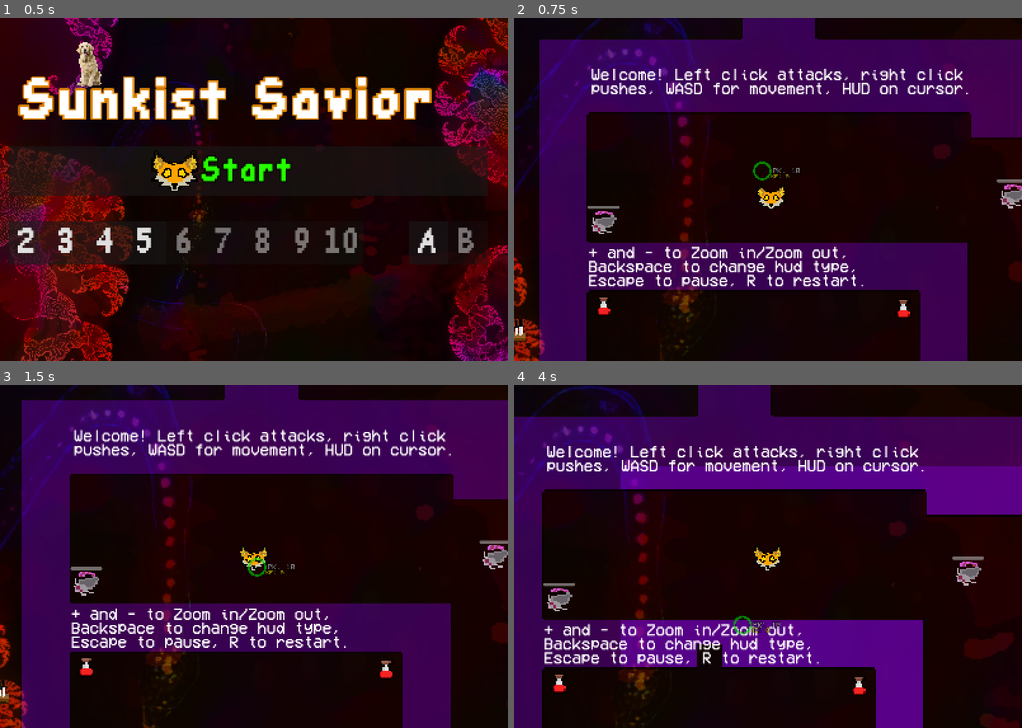
Above: before the commit, frames 1-4 (two rows, left to right).
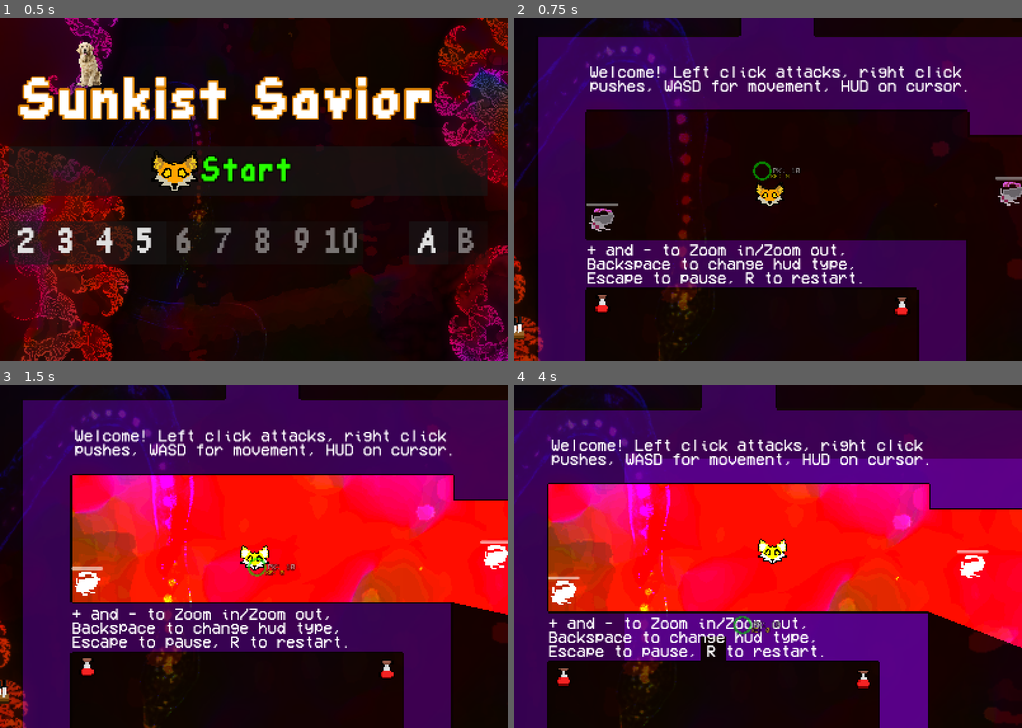
Above: after the commit, the same moments.

Repository: TyconXon/Sunkist-Savior
Game: Godot game, scene res://Main Menu.tscn
Same seed, same stepped clock (60 frames per second), same inputs: the game is played once before the commit and once after it.
Inputs (mouse positions are in pixels of both pictures, inside the frame that each line leads up to):
- Up to frame 1 (0.5 s): no input
- Up to frame 2 (0.75 s): click "Start" at 0.5 s
- Up to frame 3 (1.5 s): tap Enter at 1.25 s; move the mouse to (259, 566) at 1.27 s; hold D (right) from 1.28 s (still down); hold V (boomerang) from 1.28 s (still down)
- Up to frame 4 (4 s): right-click (773, 566) at 1.55 s; tap R (restart) at 2, 2.75 s; move the mouse to (666, 573) at 2.02 s; release D (right) at 2.03 s; release V (boomerang) at 2.03 s; hold S (down) 2.03-2.78 s; right-click (666, 573) at 2.1 s; tap V (boomerang) at 2.3, 3.8 s; move the mouse to (818, 481) at 2.77 s; hold D (right) 2.78-3.53 s; hold V (boomerang) 2.78-3.53 s; right-click (818, 481) at 3.05 s; move the mouse to (742, 625) at 3.52 s; hold W (up) from 3.53 s (still down); tap Middle mouse button (edit) at 3.6 s

Frame 1 is identical in both runs. In frame 2, 12% of the frame differs, in the area x 0-100%, y 0-100%; in frame 3, 36%; in frame 4, 50%.

Commit message:
Hitstop Light

Diff:
--- a/Prefabs/Bullet/paw.gd
+++ b/Prefabs/Bullet/paw.gd
@@ -32,14 +32,14 @@
 			area.damage *= 0.75
 			area.rotate(PI)
 			area.modulate = Color.YELLOW
-			Global.hitstop(0.5)
+			Global.hitstop(0.5, Color.YELLOW)
 			area.projectileboosted = true
 		elif area.is_in_group("friendly") and area.is_in_group("bullet") and not area.projectileboosted:
 			if !area.stabbed:
 				area.modulate = Color.RED
 				area.speed *= 2
 				area.damage *= 2.0
-				Global.hitstop(0.25)
+				Global.hitstop(0.25, Color.RED)
 				area.projectileboosted = true
 
 			else:
--- a/Prefabs/player.tscn
+++ b/Prefabs/player.tscn
@@ -23,7 +23,7 @@
 tracks/1/type = "value"
 tracks/1/imported = false
 tracks/1/enabled = true
-tracks/1/path = NodePath("../Camera2D/PauseController/Panel:modulate")
+tracks/1/path = NodePath("../Camera2D/PauseController/HitDiscolor:modulate")
 tracks/1/interp = 1
 tracks/1/loop_wrap = true
 tracks/1/keys = {
@@ -51,7 +51,7 @@
 tracks/1/type = "value"
 tracks/1/imported = false
 tracks/1/enabled = true
-tracks/1/path = NodePath("../Camera2D/PauseController/Panel:modulate")
+tracks/1/path = NodePath("../Camera2D/PauseController/HitDiscolor:modulate")
 tracks/1/interp = 1
 tracks/1/loop_wrap = true
 tracks/1/keys = {
@@ -130,6 +130,16 @@
 height = 128
 fill = 1
 fill_from = Vector2(0.5, 0.5)
+metadata/_snap_enabled = true
+
+[sub_resource type="Gradient" id="Gradient_mnsrj"]
+colors = PackedColorArray(1, 1, 1, 1, 0, 0, 0, 1)
+
+[sub_resource type="GradientTexture2D" id="GradientTexture2D_knrd4"]
+gradient = SubResource("Gradient_mnsrj")
+fill = 1
+fill_from = Vector2(0.5, 0.5)
+fill_to = Vector2(0.9, 0.2)
 metadata/_snap_enabled = true
 
 [node name="Player" type="CharacterBody2D" groups=["character", "friendly", "player"]]
@@ -249,7 +259,23 @@
 texture_under = SubResource("GradientTexture2D_8ln2l")
 texture_progress = SubResource("GradientTexture2D_1nwk4")
 
-[node name="Panel" type="Panel" parent="Camera2D/PauseController"]
+[node name="HitDiscolor" type="Panel" parent="Camera2D/PauseController"]
+modulate = Color(1, 1, 1, 0)
+use_parent_material = true
+anchors_preset = 15
+anchor_right = 1.0
+anchor_bottom = 1.0
+offset_left = -800.0
+offset_top = -540.0
+offset_right = 800.0
+offset_bottom = 540.0
+grow_horizontal = 2
+grow_vertical = 2
+mouse_filter = 2
+theme_override_styles/panel = SubResource("StyleBoxFlat_ep7be")
+
+[node name="HitstopDiscolor" type="Panel" parent="Camera2D/PauseController"]
+visible = false
 modulate = Color(1, 1, 1, 0)
 use_parent_material = true
 anchors_preset = 15
@@ -371,6 +397,17 @@
 
 [node name="KnifeCooldown" type="Timer" parent="."]
 
+[node name="HitstopLight" type="PointLight2D" parent="." groups=["hitstop"]]
+scale = Vector2(10, 10)
+enabled = false
+color = Color(0.849497, 0, 1, 1)
+energy = 12.85
+shadow_enabled = true
+shadow_color = Color(0, 0, 0, 1)
+texture = SubResource("GradientTexture2D_knrd4")
+texture_scale = 32.62
+height = 75.0
+
 [connection signal="input_event" from="." to="." method="_on_input_event"]
 [connection signal="area_entered" from="Hitbox" to="." method="_on_hitbox_body_entered"]
 [connection signal="body_exited" from="Hitbox" to="." method="_on_hitbox_body_exited"]
--- a/Scripts/player.gd
+++ b/Scripts/player.gd
@@ -61,7 +61,7 @@
 
 	var lerch_strength = 10
 	var new_position = get_local_mouse_position() * lerch_strength
-	$Camera2D.global_position = lerp(global_position, new_position, delta)
+	$Camera2D.global_position = lerp(global_position, new_position, 0.01)
 
 	if Input.is_action_pressed("sprint") and stamina > 0.001:
 			$StaminaRecoveryTimer.stop()
@@ -135,7 +135,7 @@
 	if event.is_action_pressed("paw"):
 		claw()
 	if event.is_action_pressed("boomerang"):
-		Global.hitstop(2)
+		Global.hitstop(2, Color.WHITE)
 		pass
 	if event.is_action_pressed("edit"):
 		edit()
--- a/global.gd
+++ b/global.gd
@@ -7,7 +7,7 @@
 var knifeCost = 1.0
 var pawCooldown = 1.0
 var onController = false
-
+var hitstop_light: PointLight2D
 
 # Called when the node enters the scene tree for the first time.
 func _ready() -> void:
@@ -18,7 +18,12 @@
 func _process(delta: float) -> void:
 	pass
 
-func hitstop(duration):
+func hitstop(duration : float, color : Color):
+	if hitstop_light == null:
+		hitstop_light = get_tree().get_first_node_in_group('hitstop')
+	get_tree().get_first_node_in_group('hitstop').enabled = true
+	get_tree().get_first_node_in_group('hitstop').color = color
 	Engine.time_scale = 0
 	await(get_tree().create_timer(duration, true, false, true).timeout)
 	Engine.time_scale = 1
+	get_tree().get_first_node_in_group('hitstop').enabled = false
--- a/project.godot
+++ b/project.godot
@@ -36,6 +36,7 @@
 bullet=""
 tilemap=""
 player=""
+hitstop=""
 
 [input]
 
Not shown: 1 places in Levels/DeSpook.tscn that only renumber resources
Not shown: 1 places in Prefabs/player.tscn that only renumber resources
